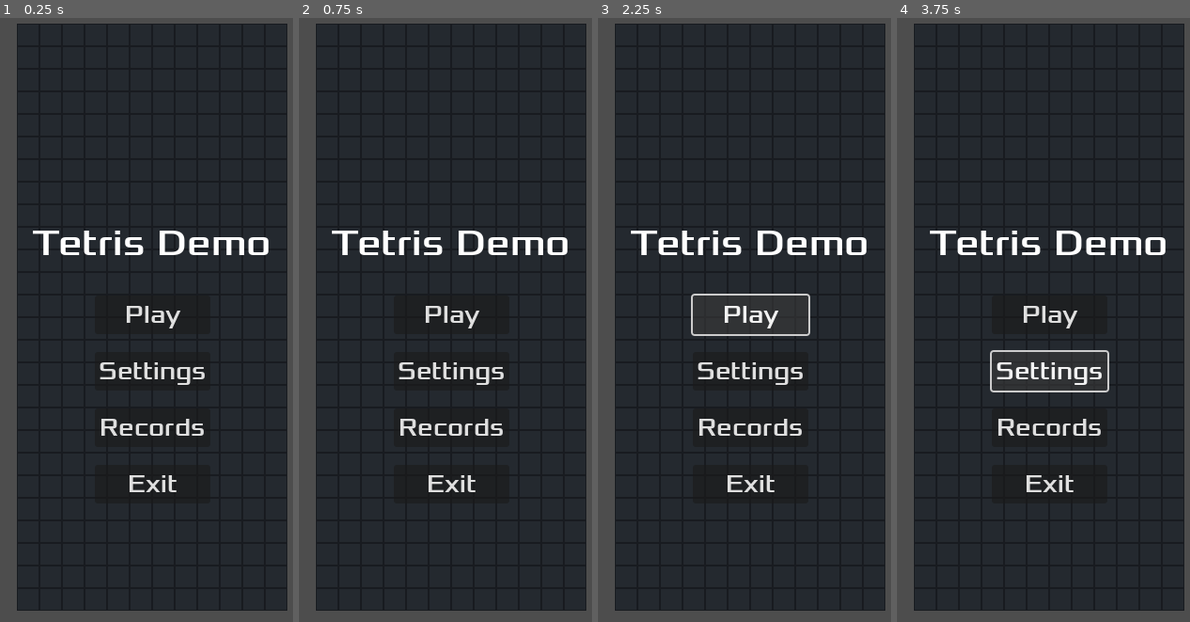
Above: before the commit, frames 1-4 (left to right).
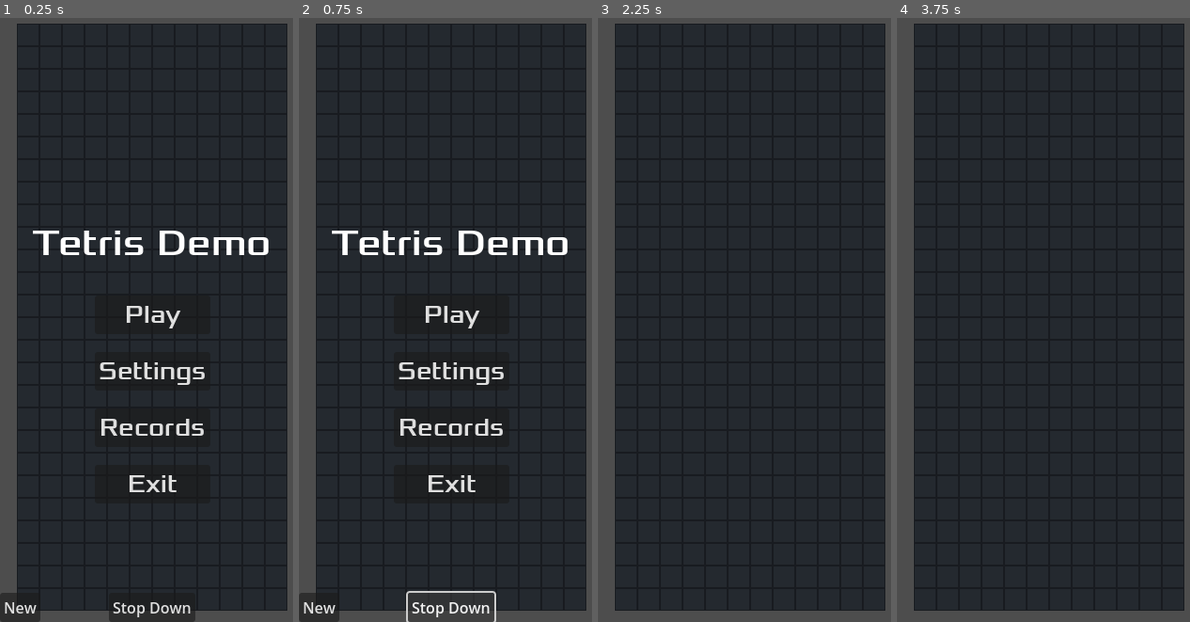
Above: after the commit, the same moments.

Repository: chiangwanyi/godot_02_tetris
Game: Godot game, scene res://Scenes/main.tscn
Two runs of this game, one before a commit and one after it. Both use one fixed random seed, a clock stepped at 60 frames per second and the inputs below.
Inputs (mouse positions are in pixels of both pictures, inside the frame that each line leads up to):
- Up to frame 1 (0.25 s): no input
- Up to frame 2 (0.75 s): click (451, 609) at 0.5 s, where only the run after the commit has a clickable "Stop Down"
- Up to frame 3 (2.25 s): click "Records" at 1.25 s; click "Play" at 2 s
- Up to frame 4 (3.75 s): click (1049, 313) at 2.75 s, where only the run before the commit has a clickable "Play"; click (1049, 368) at 3.5 s, where only the run before the commit has a clickable "Settings"

The runs differ from the first frame. In frame 1, 1.1% of the frame differs, in the area x 0-67%, y 95-100%; in frame 2, 0.9%; in frame 3, 3.0%; in frame 4, 3.0%, in the area x 11-92%, y 35-79%.

Commit message:
game_state_machine

Diff:
--- a/Scenes/hud.tscn
+++ b/Scenes/hud.tscn
@@ -1,13 +1,12 @@
 [gd_scene load_steps=3 format=3 uid="uid://8s4slmoiglsv"]
 
-[ext_resource type="Script" path="res://Scripts/hud.gd" id="1_3otb2"]
+[ext_resource type="Script" path="res://Scripts/game/state/ready/ready_hud.gd" id="1_77iwi"]
 [ext_resource type="FontFile" uid="uid://dm2lpar8r2qf8" path="res://Assets/Xolonium-Regular.ttf" id="2_in84w"]
 
 [node name="HUD" type="CanvasLayer"]
-script = ExtResource("1_3otb2")
+script = ExtResource("1_77iwi")
 
 [node name="Test_Spawn_Tetromino" type="Button" parent="."]
-visible = false
 anchors_preset = 2
 anchor_top = 1.0
 anchor_bottom = 1.0
@@ -17,7 +16,6 @@
 text = "New"
 
 [node name="Test_Tetromino_Stop_Down" type="Button" parent="."]
-visible = false
 anchors_preset = 7
 anchor_left = 0.5
 anchor_top = 1.0
@@ -83,7 +81,7 @@
 theme_override_font_sizes/font_size = 26
 text = "Settings"
 
-[node name="Game_Records" type="Button" parent="."]
+[node name="GameRecords" type="Button" parent="."]
 anchors_preset = 7
 anchor_left = 0.5
 anchor_top = 1.0
@@ -117,3 +115,4 @@
 
 [connection signal="pressed" from="Test_Spawn_Tetromino" to="." method="_on_test_spawn_tetromino_pressed"]
 [connection signal="pressed" from="Test_Tetromino_Stop_Down" to="." method="_on_test_tetromino_stop_down_pressed"]
+[connection signal="pressed" from="Play" to="." method="_on_play_pressed"]
--- a/Scenes/main.tscn
+++ b/Scenes/main.tscn
@@ -1,10 +1,11 @@
-[gd_scene load_steps=8 format=3 uid="uid://dlv18o35m3r1i"]
+[gd_scene load_steps=9 format=3 uid="uid://dlv18o35m3r1i"]
 
 [ext_resource type="Script" path="res://Scripts/main.gd" id="1_m2mx2"]
 [ext_resource type="Script" path="res://Scripts/game/game_state_machine.gd" id="2_yx03t"]
-[ext_resource type="Script" path="res://Scripts/game/state/ready.gd" id="3_rli5l"]
+[ext_resource type="Script" path="res://Scripts/game/state/ready/ready_state.gd" id="3_o4k83"]
 [ext_resource type="Texture2D" uid="uid://du2cai2bt5yas" path="res://Assets/Tetris.png" id="4_4h4y2"]
 [ext_resource type="PackedScene" uid="uid://8s4slmoiglsv" path="res://Scenes/hud.tscn" id="5_d4gg1"]
+[ext_resource type="Script" path="res://Scripts/game/state/playing/playing_state.gd" id="5_fq3lx"]
 
 [sub_resource type="TileSetAtlasSource" id="TileSetAtlasSource_44cv4"]
 texture = ExtResource("4_4h4y2")
@@ -27,12 +28,21 @@
 [node name="Main" type="Node"]
 script = ExtResource("1_m2mx2")
 
+[node name="HUD" type="Node" parent="."]
+
+[node name="Ready" parent="HUD" instance=ExtResource("5_d4gg1")]
+visible = false
+
 [node name="StateMachine" type="Node" parent="."]
 script = ExtResource("2_yx03t")
 start_state = NodePath("Ready")
 
-[node name="Ready" type="Node" parent="StateMachine"]
-script = ExtResource("3_rli5l")
+[node name="Ready" type="Node" parent="StateMachine" node_paths=PackedStringArray("hud")]
+script = ExtResource("3_o4k83")
+hud = NodePath("../../HUD/Ready")
+
+[node name="Playing" type="Node" parent="StateMachine"]
+script = ExtResource("5_fq3lx")
 
 [node name="Camera2D" type="Camera2D" parent="."]
 zoom = Vector2(0.5, 0.5)
@@ -53,13 +63,9 @@
 [node name="TetrominoDownTimer" type="Timer" parent="."]
 autostart = true
 
-[node name="HUD" parent="." instance=ExtResource("5_d4gg1")]
-
 [node name="InputTimer" type="Timer" parent="."]
 wait_time = 0.1
 one_shot = true
 
 [connection signal="timeout" from="TetrominoDownTimer" to="." method="down_tetromino"]
-[connection signal="spawn_new_tetromino" from="HUD" to="." method="spawn_tetromino_random"]
-[connection signal="tetromino_stop_down" from="HUD" to="." method="stop_tetromino_down"]
 [connection signal="timeout" from="InputTimer" to="." method="_on_input_timer_timeout"]
--- a/Scripts/game/game_state_machine.gd
+++ b/Scripts/game/game_state_machine.gd
@@ -1,4 +1,15 @@
 extends "res://Utils/state_machine/state_machine.gd"
 
+@onready var game_ready = $Ready
+@onready var game_playing = $Playing
+
 func _ready():
-	pass
+	states_map = {
+		"ready": game_ready,
+		"playing": game_playing
+	}
+
+func _change_state(state_name):
+	if not _active:
+		return
+	super._change_state(state_name)
--- /dev/null
+++ b/Scripts/game/state/playing/playing_state.gd
@@ -0,0 +1,7 @@
+extends "res://Utils/state_machine/state.gd"
+
+func enter():
+	print("开始游戏...")
+
+func exit():
+	print("停止游戏")
--- a/Scripts/game/state/ready.gd
+++ /dev/null
@@ -1,5 +0,0 @@
-extends "res://Utils/state_machine/state.gd"
-
-func enter():
-	print("游戏正准备开始")
-	pass
--- /dev/null
+++ b/Scripts/game/state/ready/ready_hud.gd
@@ -0,0 +1,12 @@
+extends CanvasLayer
+
+@onready var game_state_machine = $"../../StateMachine"
+
+func _ready():
+	pass
+
+func _process(_delta):
+	pass
+
+func _on_play_pressed():
+	game_state_machine._change_state("playing")
--- /dev/null
+++ b/Scripts/game/state/ready/ready_state.gd
@@ -0,0 +1,11 @@
+extends "res://Utils/state_machine/state.gd"
+
+@export var hud: CanvasLayer
+
+func enter():
+	print("游戏主程序启动")
+	hud.show()
+
+func exit():
+	print("游戏正准备开始")
+	hud.hide()
--- a/Scripts/hud.gd
+++ /dev/null
@@ -1,19 +0,0 @@
-extends CanvasLayer
-
-signal spawn_new_tetromino
-signal tetromino_stop_down
-
-func _ready():
-	pass
-
-
-func _process(_delta):
-	pass
-
-
-func _on_test_spawn_tetromino_pressed():
-	spawn_new_tetromino.emit()
-
-
-func _on_test_tetromino_stop_down_pressed():
-	tetromino_stop_down.emit()
